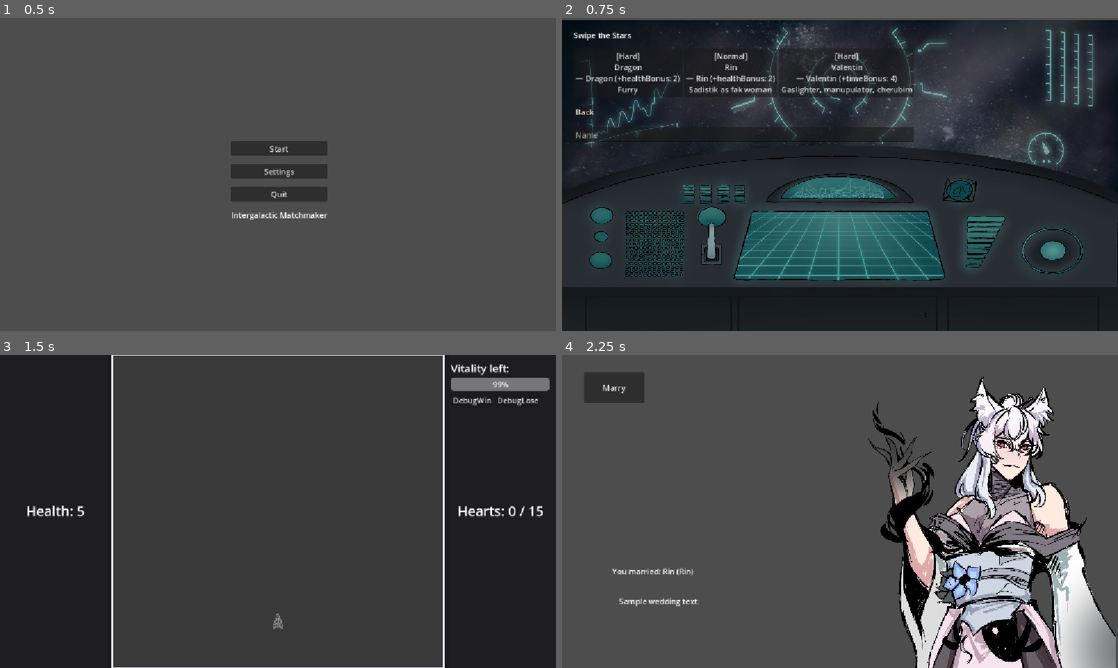
Above: before the commit, frames 1-4 (two rows, left to right).
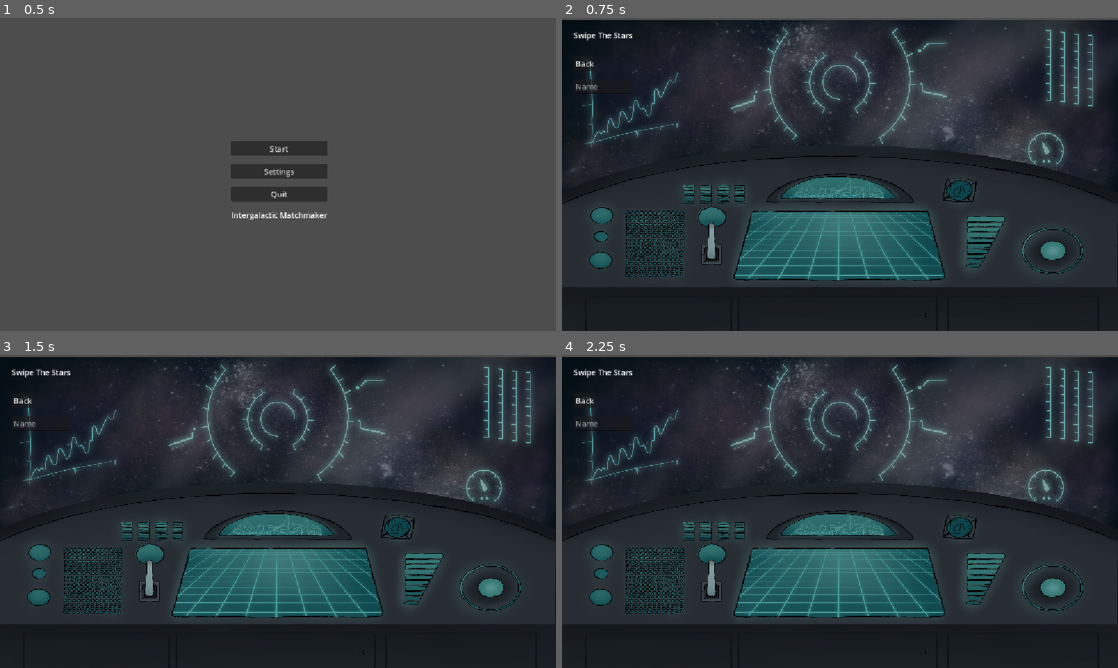
Above: after the commit, the same moments.

Repository: RobinPilt/UTGJ2025_c4
Game: Godot game, scene res://scenes/core/main.tscn
Two runs of this game, one before a commit and one after it. Both use one fixed random seed, a clock stepped at 60 frames per second and the inputs below.
Inputs (mouse positions are in pixels of both pictures, inside the frame that each line leads up to):
- Up to frame 1 (0.5 s): no input
- Up to frame 2 (0.75 s): click "Start" at 0.5 s
- Up to frame 3 (1.5 s): click (166, 408) at 1.25 s, where only the run before the commit has a clickable "[Normal] Rin — Rin (+healthBo…"
- Up to frame 4 (2.25 s): click (1034, 398) at 2 s, where only the run before the commit has a clickable "DebugWin"

Frame 1 is identical in both runs. In frame 2, 3.6% of the frame differs, in the area x 2-64%, y 4-40%; in frame 3, 39%; in frame 4, 92%, in the area x 0-100%, y 0-100%.
Error after the commit: Parse Error: Assignment is not allowed inside an expression. (res://scenes/ui/DatingApp.gd:159)

Commit message:
minigame

Diff:
--- a/koguja/autoload/Globals.gd
+++ b/koguja/autoload/Globals.gd
@@ -6,4 +6,4 @@
 var heartBonus = 0 # increases the amount of harturs the player gets per heart
 var healthBonus =  0 # increases the player's health in minigames
 var timeBonus = 0 # increases the time limit in minigames
-var StatsArray = ["heartBonus", "healthBonus", "timeBonus"] # an array of all the stats, have to add a new stat here and to datingapp
+var StatsArray: Array[String] = ["heartBonus", "healthBonus", "timeBonus"] # an array of all the stats, have to add a new stat here and to datingapp
--- a/koguja/scenes/ui/DatingApp.gd
+++ b/koguja/scenes/ui/DatingApp.gd
@@ -11,6 +11,11 @@
 	"heartBonus": 1,
 	"healthBonus": 2,
 	"timeBonus": 4
+}
+@onready var difficultyMults = { # just trust me bro
+	"easy" = 1,
+	"normal" = 1.5,
+	"hard" = 2
 }
 
 var mock_npcs: Array[Dictionary] = [
@@ -140,9 +145,23 @@
 	var fam:  String = (npc.get("family_name", "") as String)
 	var blurb: String = (npc.get("blurb", "") as String)
 
-	 # 🎲 Roll a random stat and store it in the button
-	var rolled_stat = Globals.StatsArray[randi() % Globals.StatsArray.size()]
-	var increase_value = stat_increases[rolled_stat]
+ # 🎯 Filter eligible stats based on difficulty
+	var eligible_stats: Array[String] = Globals.StatsArray.duplicate()
+	if diff == "easy" or diff == "normal":
+		eligible_stats.erase("heartBonus")
+
+	# 🎲 Roll a stat from the filtered list
+	var rolled_stat: String = eligible_stats[randi() % eligible_stats.size()]
+
+	# 📈 Apply difficulty multiplier to base increase
+	var base_increase: int = stat_increases[rolled_stat]
+	var multiplier: float
+	if diff = "hard":
+
+	var multiplier: float = difficultyMults.get(diff, 1.0)
+	var increase_value: int = int(base_increase * multiplier)
+
+	#store metadata
 	b.set_meta("rolled_stat", rolled_stat)
 	b.set_meta("increase_value", increase_value)
 	b.set_meta("npc", npc)
